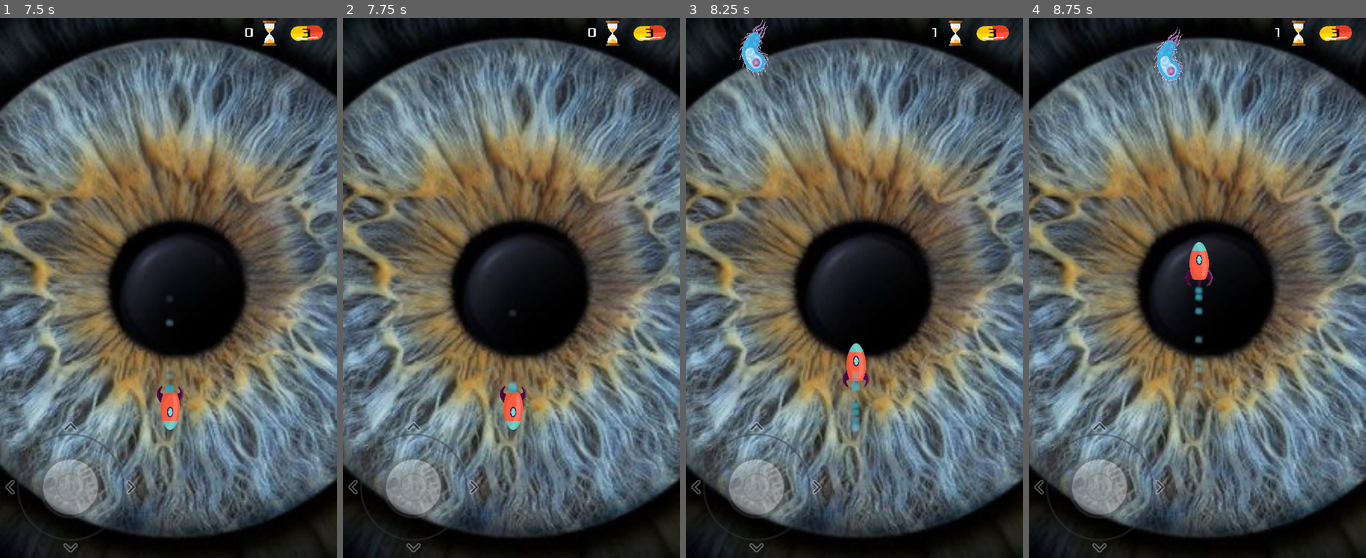
Above: before the commit, frames 1-4 (left to right).
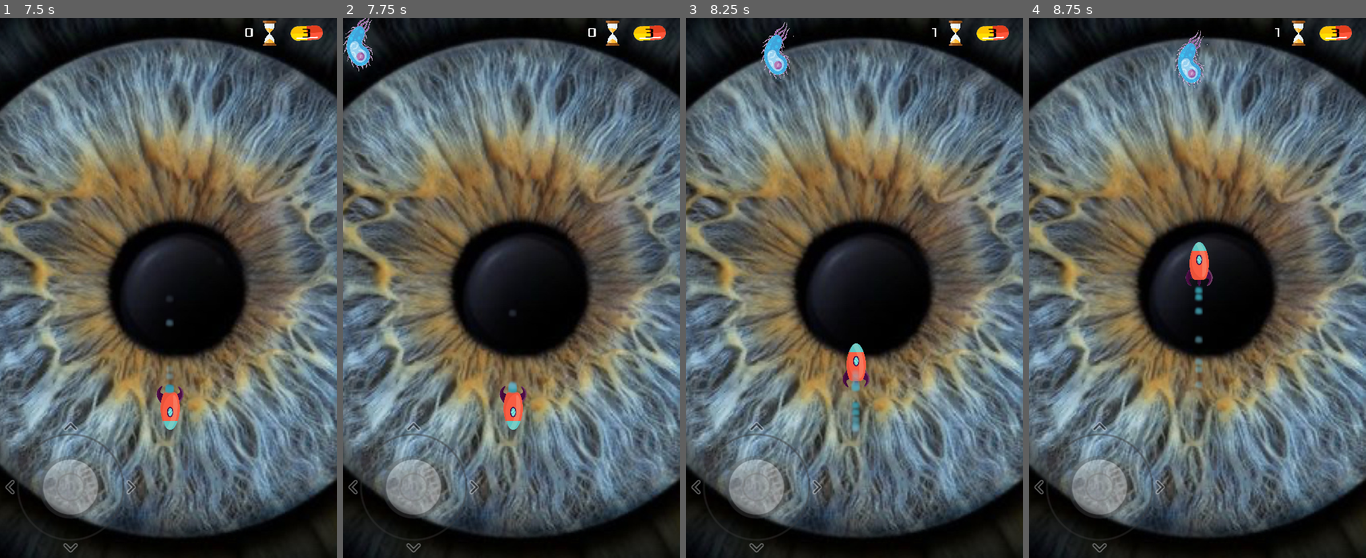
Above: after the commit, the same moments.

Repository: chapita3/BodyRescue
Game: Godot game, scene res://Mundo.tscn
Two runs of this game, one before a commit and one after it. Both use one fixed random seed, a clock stepped at 60 frames per second and the inputs below. Sound files missing from this copy of the repository are replaced by a short silence.
Inputs (mouse positions are in pixels of both pictures, inside the frame that each line leads up to):
- Up to frame 1 (7.5 s): click "PLAY" at 0.5 s; click "0" at 1.25 s; tap Enter at 2, 3.5, 5 s; move the mouse to (242, 261) at 2.02 s; hold Right (ui_right) 2.03-2.75 s; click (242, 261) at 2.17 s; tap Space at 2.75, 4.25, 5.75 s; drag from (101, 315) to (316, 207) at 2.77 s; move the mouse to (202, 169) at 3.52 s; hold Right (ui_right) 3.53-4.25 s; drag from (151, 396) to (67, 207) at 4.27 s; move the mouse to (269, 369) at 5.02 s; hold Left (ui_left) 5.03-5.75 s; drag from (67, 207) to (195, 207) at 5.77 s; move the mouse to (185, 288) at 6.52 s; hold Down (ui_down) 6.53-7.25 s; click (185, 288) at 6.67 s; drag from (117, 153) to (101, 315) at 7.27 s
- Up to frame 2 (7.75 s): no input
- Up to frame 3 (8.25 s): move the mouse to (928, 261) at 8.02 s; hold Up (ui_up) from 8.03 s (still down)
- Up to frame 4 (8.75 s): keep holding Up (ui_up)

Frame 1 is identical in both runs. In frame 2, 0.5% of the frame differs, in the area x 0-9%, y 0-10%; in frame 3, 0.9%, in the area x 14-32%, y 0-12%; in frame 4, 0.9%.

Commit message:
Cambios bacteria Timer

Diff:
--- a/Level1.tscn
+++ b/Level1.tscn
@@ -49,6 +49,7 @@
 [node name="ScoreTimer" type="Timer" parent="."]
 
 [node name="BacteriaTimer" type="Timer" parent="."]
+wait_time = 0.85
 
 [node name="InitialPosition" type="Position2D" parent="."]
 position = Vector2( 250.42, 361.76 )
--- a/Level3.tscn
+++ b/Level3.tscn
@@ -42,6 +42,7 @@
 }
 
 [node name="BacteriaTimer" type="Timer" parent="."]
+wait_time = 0.6
 
 [node name="ScoreTimer" type="Timer" parent="."]
 
